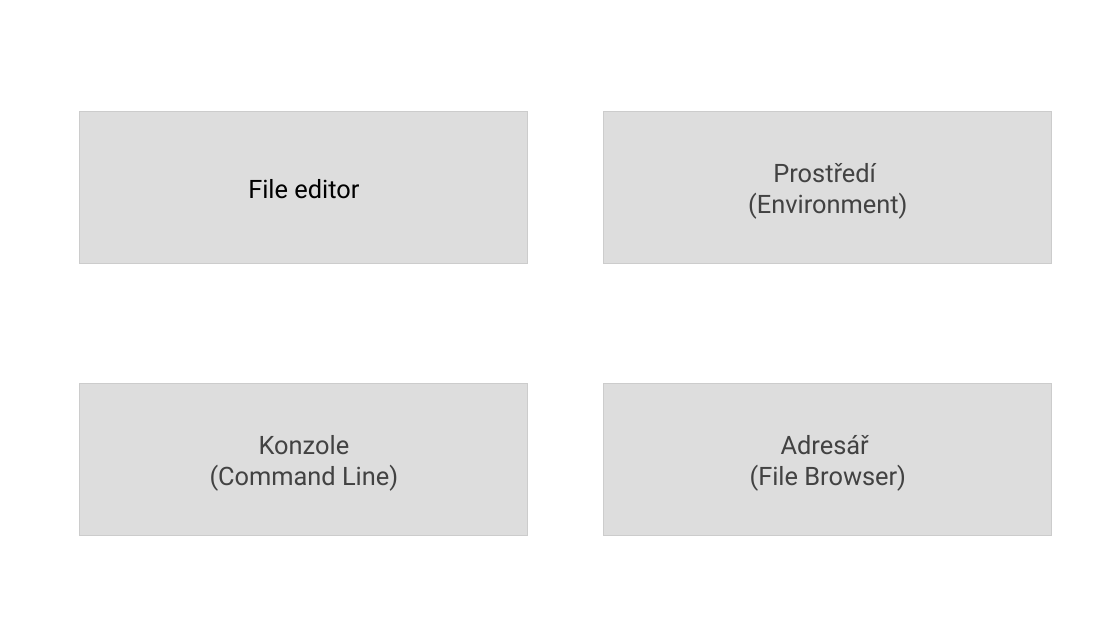
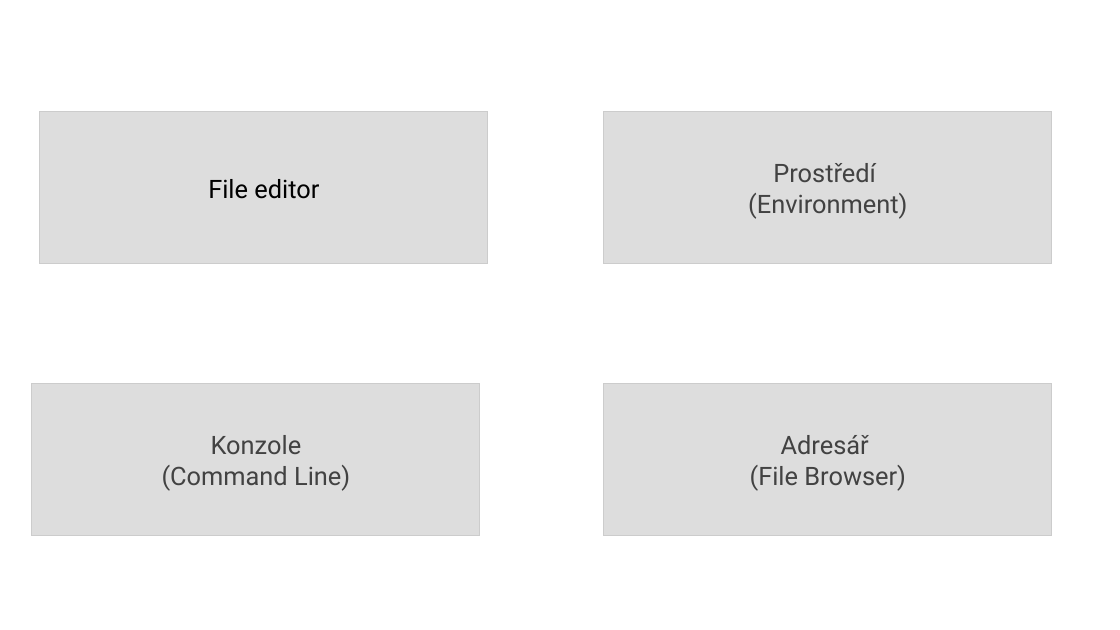
Before and after one commit to jlacko/Intro2R, a slide deck: slide 3 of prezentace/1 - prostředí + operace.odp. Drawn at 1120x630 pixels with LibreOffice and Linux fonts; fonts in the diff are those of the drawing; background and template pictures are left out. Boxes give left, top, right and bottom in pixels: in the first picture for what was removed or moved away, otherwise in the second. Text is boxed around its words. In the diff, an @@ line names an element or a change of style, - is before the commit and + after.

```diff
--- a/prezentace/1 - prostředí + operace.odp
+++ b/prezentace/1 - prostředí + operace.odp
@@ rectangle "File editor" moved from (x1=80, y1=112, x2=528, y2=264) to (x1=40, y1=112, x2=488, y2=264) @@
@@ rectangle "Konzole" moved from (x1=80, y1=384, x2=528, y2=537) to (x1=32, y1=384, x2=480, y2=537) @@
```
Also in this commit, not shown: 3 other slides changed, 10 other files.
